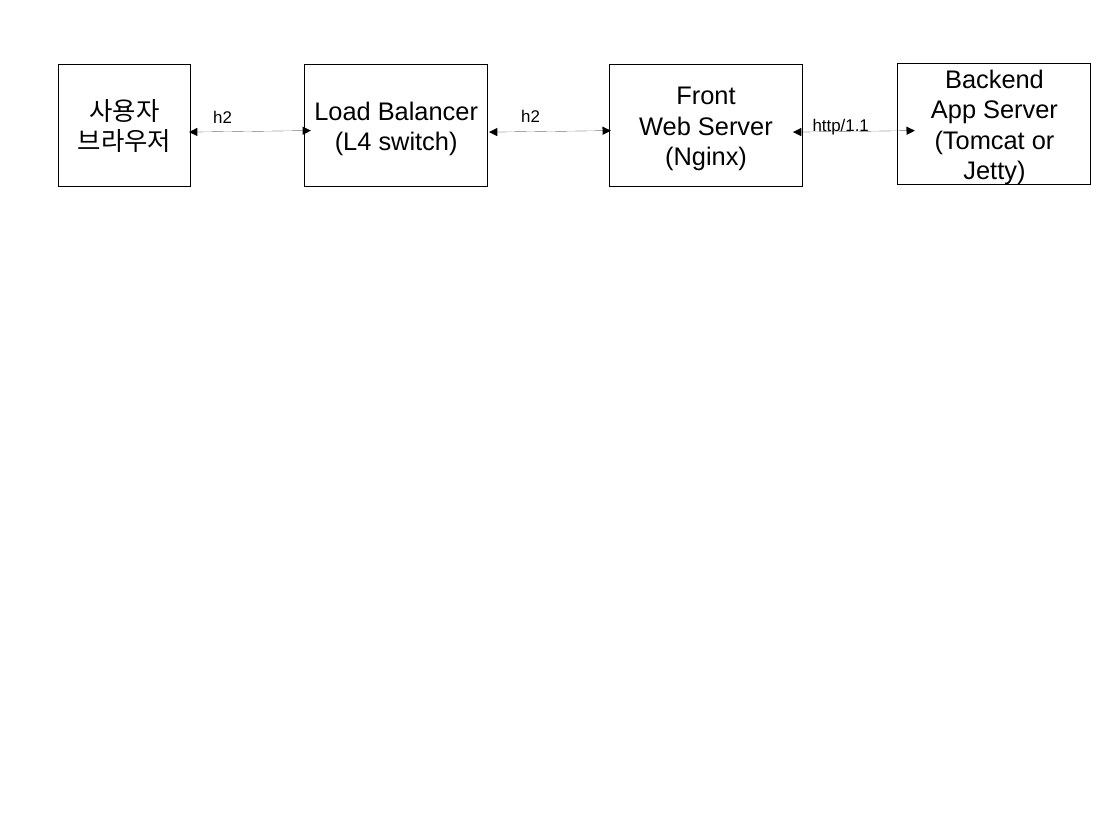
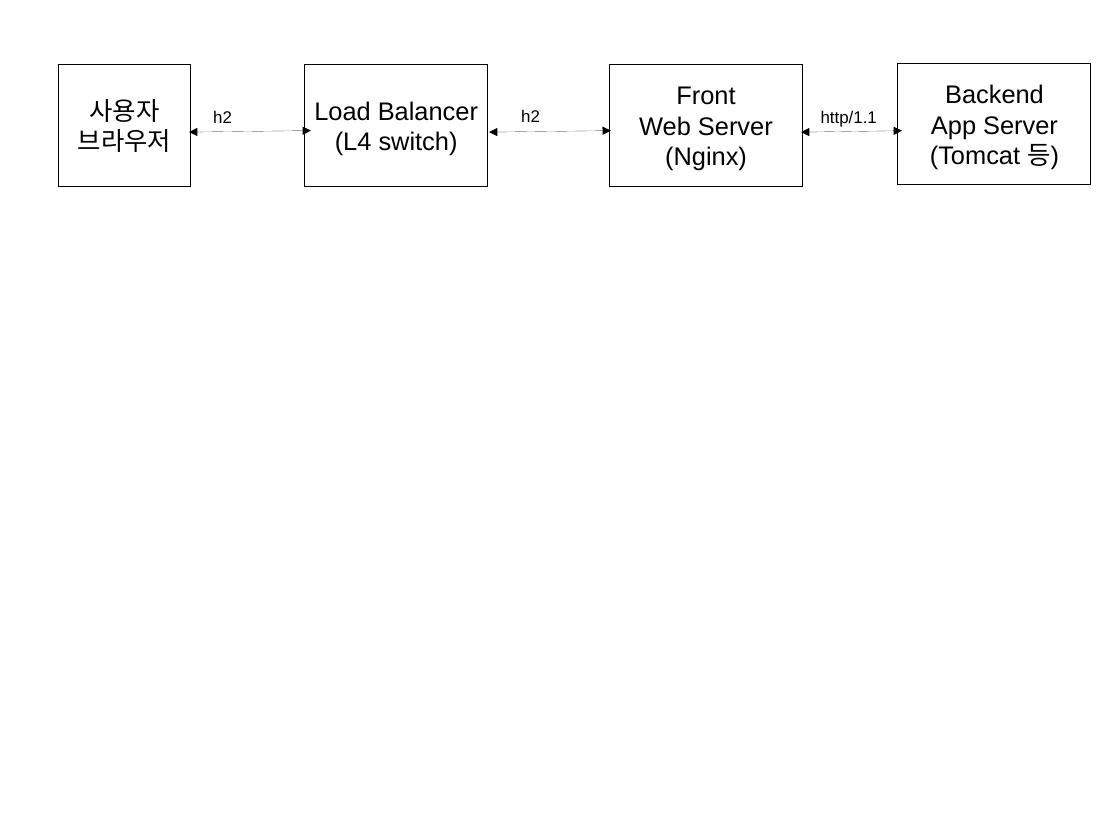
Before and after one commit to benelog/h2demo, a slide deck: slide 3 of docs/diagrams.odp. Drawn at 1120x840 pixels with LibreOffice and Linux fonts; fonts in the diff are those of the drawing. Boxes give left, top, right and bottom in pixels: in the first picture for what was removed or moved away, otherwise in the second. Text is boxed around its words. In the diff, an @@ line names an element or a change of style, - is before the commit and + after.

```diff
--- a/docs/diagrams.odp
+++ b/docs/diagrams.odp
@@ text "http/1.1": place and size @@
-text "http/1.1" at [813,118,869,135]
+text "http/1.1" at [821,110,877,127]
@@ double arrow moved from (794, 132) - (916, 131) to (801, 132) - (903, 131) @@
@@ text in rectangle at [930,144,1059,170]: text changed @@
-(Tomcat or
-Jetty)
+(Tomcat 등)
```
Also in this commit, not shown: 5 other slides changed, 8 other files.
